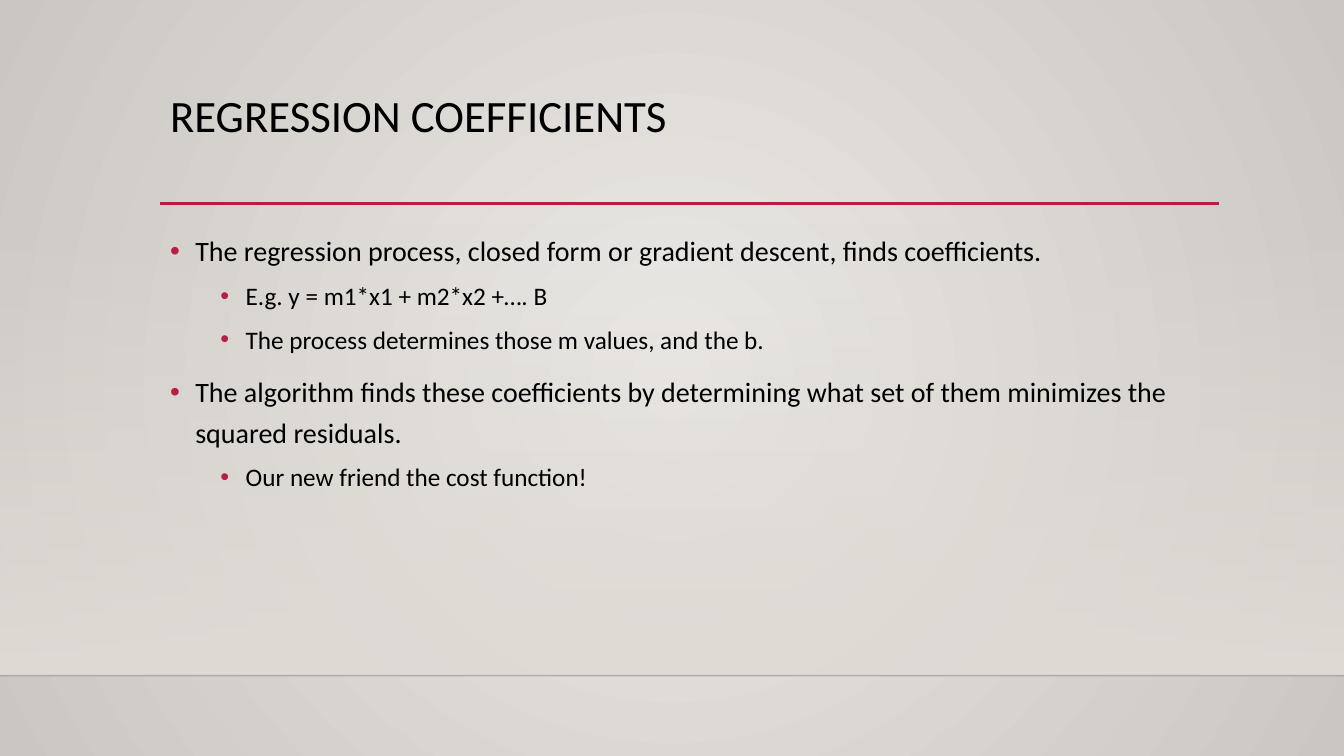
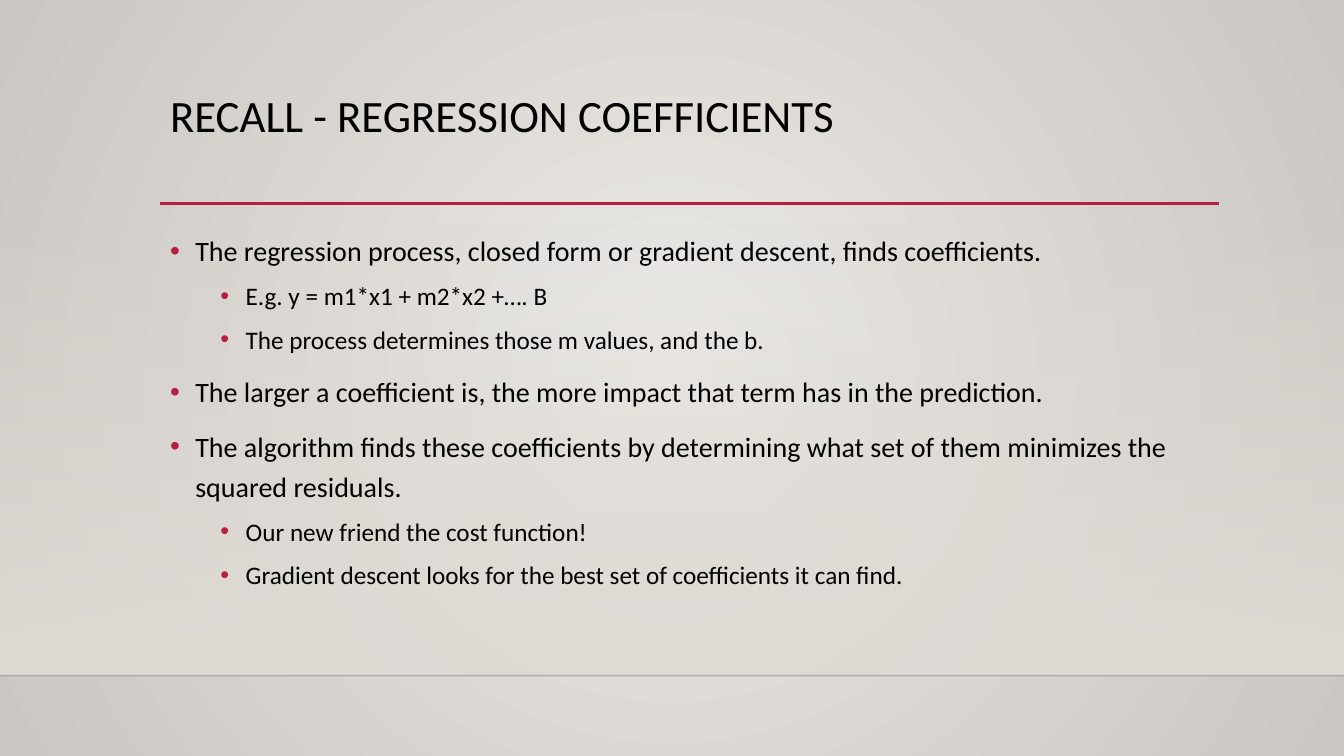
Before and after one commit to glennybarnes/Intro_to_Machine_Learning_Students, a slide deck: slide 29 of reference_content/Slides/007_Basis_and_Regularization.pptx (slide 13 before the commit). Drawn at 1344x756 pixels with LibreOffice and Linux fonts; fonts in the diff are those of the drawing; background and template pictures are left out. Boxes give left, top, right and bottom in pixels: in the first picture for what was removed or moved away, otherwise in the second. Text is boxed around its words. In the diff, an @@ line names an element or a change of style, - is before the commit and + after.

```diff
--- a/reference_content/Slides/007_Basis_and_Regularization.pptx
+++ b/reference_content/Slides/007_Basis_and_Regularization.pptx
@@ title at (170, 103, 834, 133): text changed @@
-REGRESSION COEFFICIENTS
+RECALL - REGRESSION COEFFICIENTS
@@ text at (195, 382, 1042, 407): paragraph added @@
+• The larger a coefficient is, the more impact that term has in the prediction.
@@ text at (246, 566, 902, 584): paragraph added @@
+  • Gradient descent looks for the best set of coefficients it can find.
```
Also in this commit, not shown: 4 other slides changed, 19 slides added, 8 other files.
